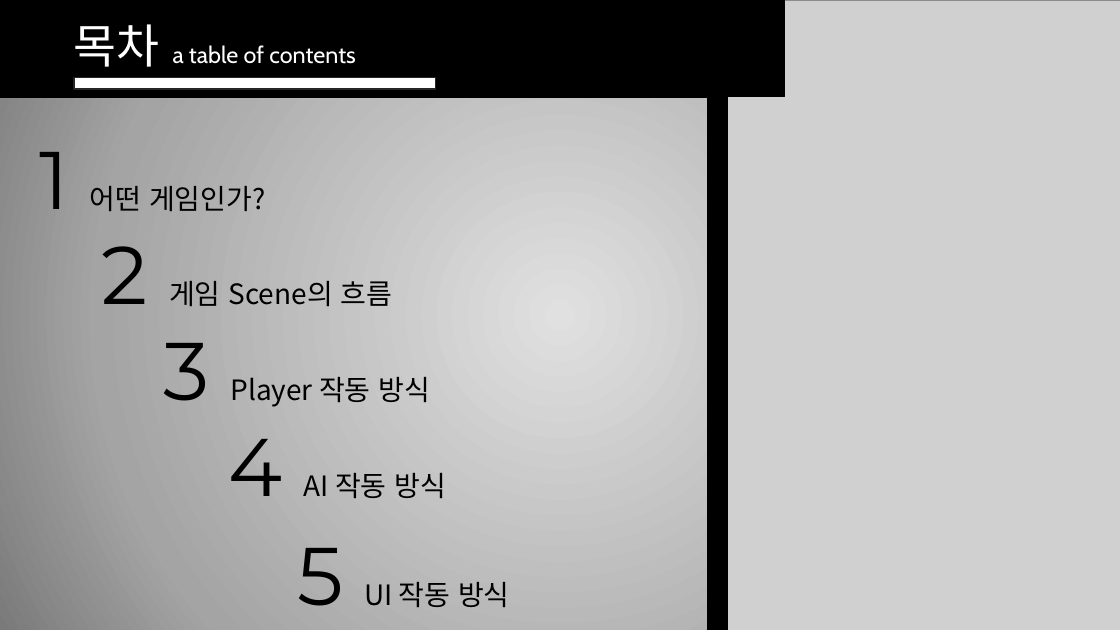
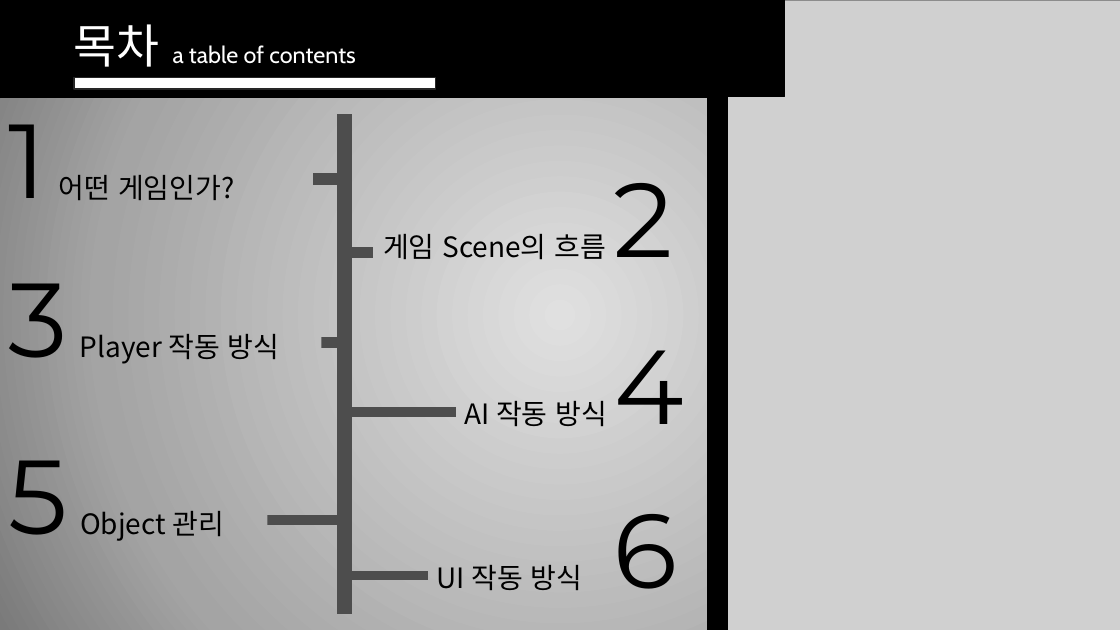
Before and after one commit to hyungun26/TheDarkest, a slide deck: slide 3 of The Darkest ppt.pptx. Drawn at 1120x630 pixels with LibreOffice and Linux fonts; fonts in the diff are those of the drawing; grey boxes stand for pictures; background and template pictures are left out. Boxes give left, top, right and bottom in pixels: in the first picture for what was removed or moved away, otherwise in the second. Text is boxed around its words. In the diff, an @@ line names an element or a change of style, - is before the commit and + after.

```diff
--- a/The Darkest ppt.pptx
+++ b/The Darkest ppt.pptx
@@ text "1 어떤 게임인가?" moved from (x1=39, y1=152, x2=265, y2=211) to (x1=8, y1=96, x2=234, y2=200) @@
@@ text "1 어떤 게임인가?" at (x1=8, y1=96, x2=234, y2=200): size 70 to 90 pt in "1" @@
@@ text at (x1=383, y1=183, x2=674, y2=259): text changed @@
-2 게임 Scene의 흐름
+게임 Scene의 흐름 2
@@ text "3 Player 작동 방식" moved from (x1=164, y1=343, x2=430, y2=407) to (x1=8, y1=283, x2=280, y2=364) @@
@@ text "3 Player 작동 방식" at (x1=8, y1=283, x2=280, y2=364): size 70 to 90 pt in "3" @@
@@ text at (x1=465, y1=350, x2=684, y2=426): text changed @@
-4 AI 작동 방식
+AI 작동 방식 4
@@ text added at (x1=8, y1=460, x2=224, y2=541), 24 pt, text #000000 @@
+5 Object 관리
@@ text at (x1=437, y1=514, x2=678, y2=590): text changed @@
-5 UI 작동 방식
+UI 작동 방식 6
@@ group added at (x1=267, y1=114, x2=456, y2=614): 7 rectangles @@
```
Also in this commit, not shown: 8 other slides changed, 2 slides added, 2 other files.
